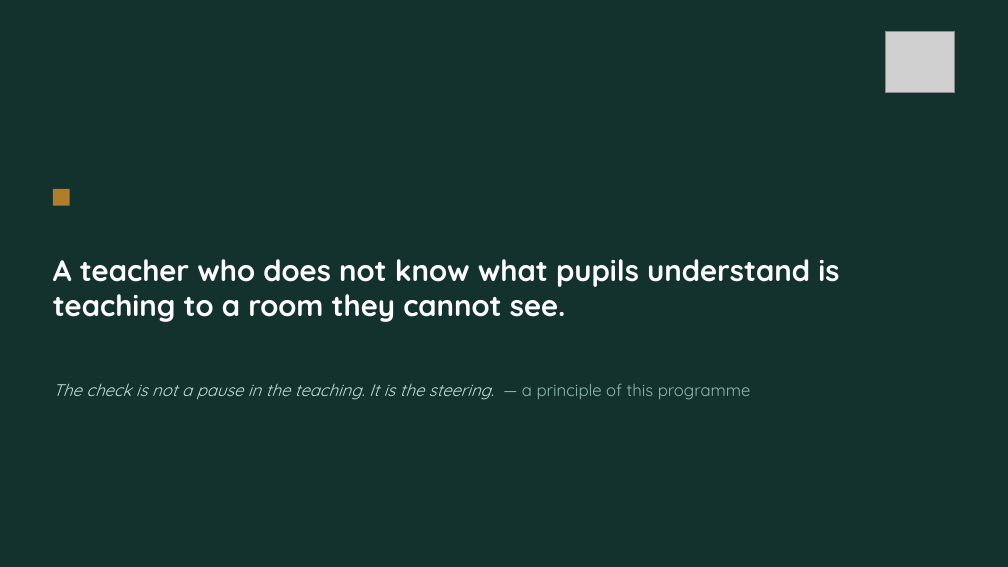
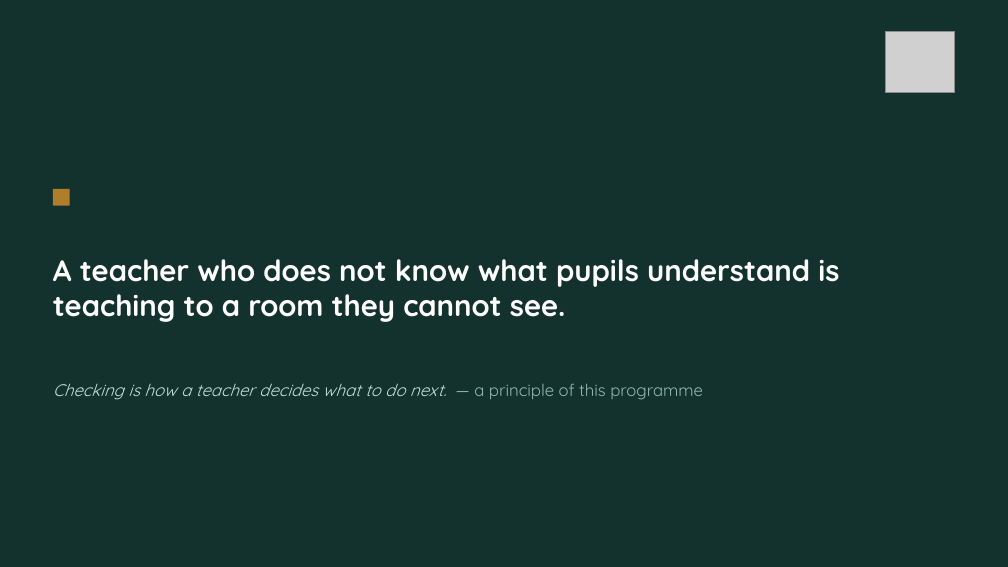
Before and after one commit to NSWLTandL/teachinglearninghub, a slide deck: slide 5 of Pillar4-Checking-for-Understanding-facilitator-deck.pptx. Drawn at 1008x567 pixels with LibreOffice and Linux fonts; fonts in the diff are those of the drawing; grey boxes stand for pictures. Boxes give left, top, right and bottom in pixels: in the first picture for what was removed or moved away, otherwise in the second. Text is boxed around its words. In the diff, an @@ line names an element or a change of style, - is before the commit and + after.

```diff
--- a/Pillar4-Checking-for-Understanding-facilitator-deck.pptx
+++ b/Pillar4-Checking-for-Understanding-facilitator-deck.pptx
@@ text at bbox=[53, 383, 703, 400]: text changed @@
-The check is not a pause in the teaching. It is the steering. — a principle of this programme
+Checking is how a teacher decides what to do next. — a principle of this programme
```
Also in this commit, not shown: 5 other slides changed, 13 other files.
